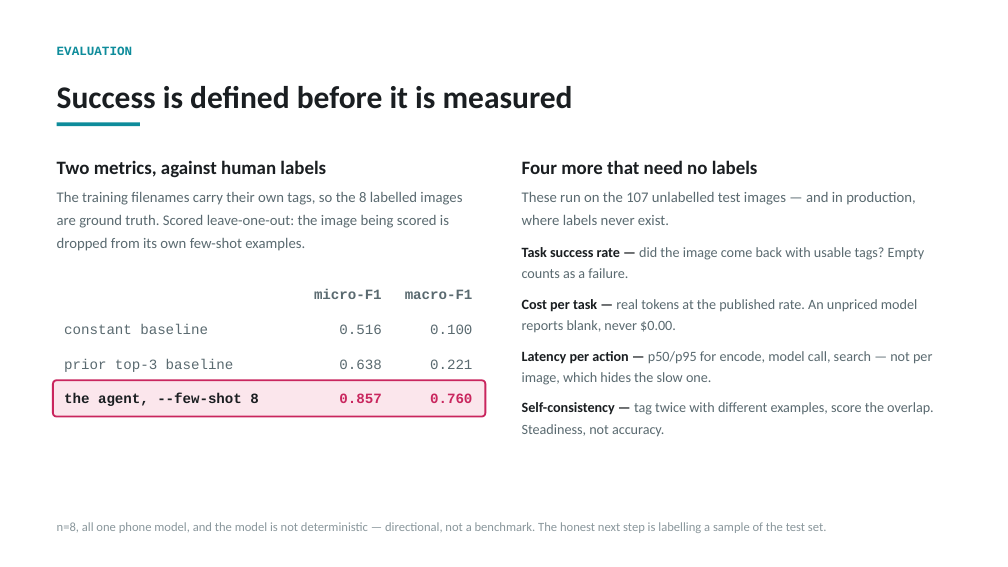
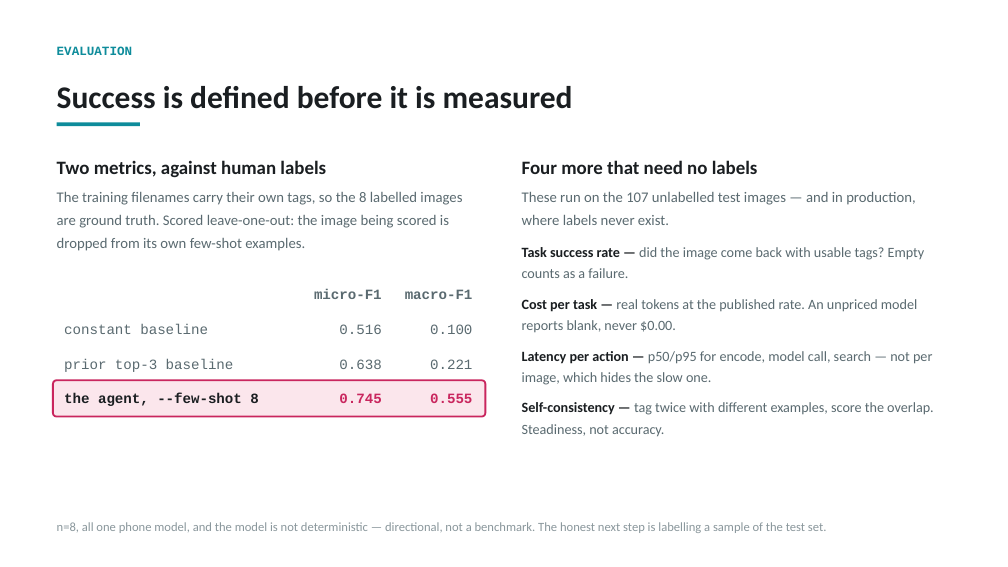
Before and after one commit to shaimaalwaisi/Content-Analysis-agent, a slide deck: slide 7 of Content Analysis Agent.pptx. Drawn at 1008x567 pixels with LibreOffice and Linux fonts; fonts in the diff are those of the drawing. Boxes give left, top, right and bottom in pixels: in the first picture for what was removed or moved away, otherwise in the second. Text is boxed around its words. In the diff, an @@ line names an element or a change of style, - is before the commit and + after.

Commit message:
Correct the agent's F1 row on the evaluation slide
The 0.857/0.760 on slide 7 matched no run record. bd576b8 made macro-F1
stricter -- it now averages over every tag in the truth or the prediction,
where it used to average over the truth alone -- so the old figure could not
be reproduced. A fresh run against Claude Haiku 4.5 with --few-shot 8 scores
0.745/0.555; both baseline rows were already right. Record in results/.

```diff
--- a/Content Analysis Agent.pptx
+++ b/Content Analysis Agent.pptx
@@ text at (x1=339, y1=393, x2=381, y2=403): text changed @@
-0.857
+0.745
@@ text at (x1=430, y1=393, x2=472, y2=403): text changed @@
-0.760
+0.555
```
